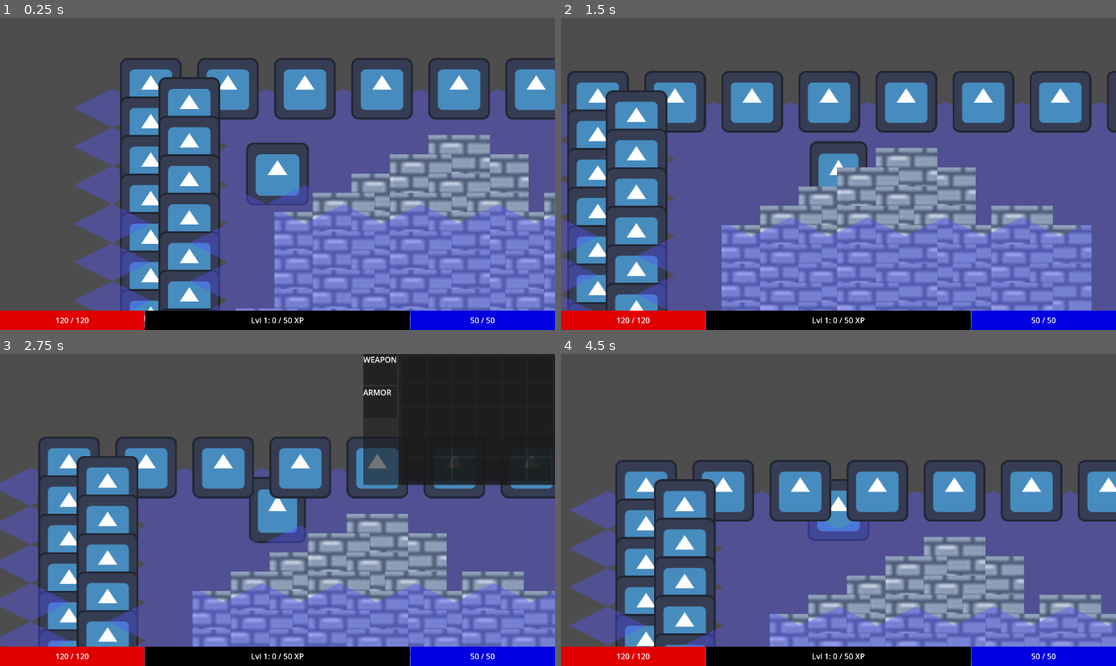
Above: before the commit, frames 1-4 (two rows, left to right).
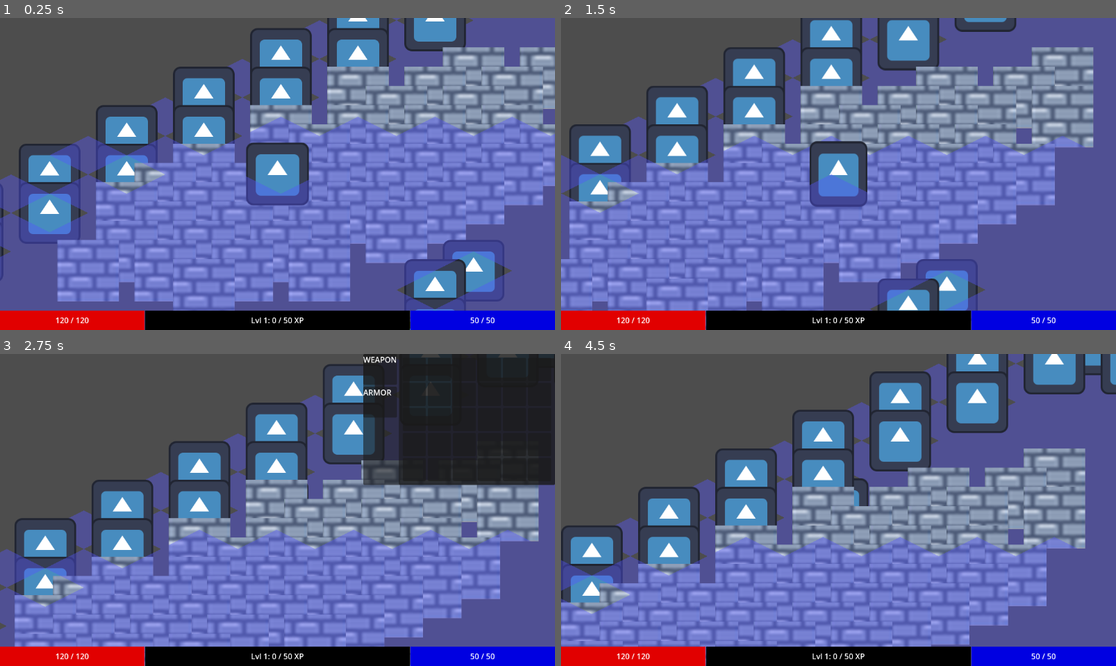
Above: after the commit, the same moments.

Repository: PietPadda/Godot_2D_ARPG
Game: Godot game, scene res://scenes/levels/main.tscn
The game is run twice, just before and just after one commit, with the same random seed, the same clock (stepped at 60 frames per second) and the same inputs. The engine's default icon, where the game draws it, is replaced by a stand-in: a white triangle on a blue panel in a dark square.
Inputs (mouse positions are in pixels of both pictures, inside the frame that each line leads up to):
- Up to frame 1 (0.25 s): no input
- Up to frame 2 (1.5 s): tap Enter at 0.5 s; move the mouse to (960, 158) at 0.52 s; tap Space (attack) at 0.6 s; click (960, 158) at 0.67 s; move the mouse to (727, 189) at 1.27 s; click (727, 189) at 1.35 s
- Up to frame 3 (2.75 s): move the mouse to (333, 441) at 2.02 s; tap I (toggle_character_sheet) at 2.1 s; click (333, 441) at 2.17 s
- Up to frame 4 (4.5 s): move the mouse to (938, 369) at 2.77 s; tap Space (attack) at 2.85, 3.5 s; click (938, 369) at 2.92 s; move the mouse to (938, 400) at 3.52 s; press the mouse at (938, 400) at 3.53 s; tap Enter at 4.25 s; move the mouse to (977, 369) at 4.27 s; release the mouse at (977, 369) at 4.28 s; tap I (toggle_character_sheet) at 4.35 s; click (977, 369) at 4.42 s

The runs differ from the first frame. In frame 1, 69% of the frame differs, in the area x 0-100%, y 0-100%; in frame 2, 69%; in frame 3, 49%; in frame 4, 61%.

Commit message:
fix(grid): set TileSet layout to Diamond Down (Isometric) and Octile Heuristics to fix all pathfinding issues

Diff:
--- a/assets/tilesets/dungeon_tileset.tres
+++ b/assets/tilesets/dungeon_tileset.tres
@@ -16,6 +16,7 @@
 
 [resource]
 tile_shape = 1
+tile_layout = 5
 tile_size = Vector2i(160, 80)
 physics_layer_0/collision_layer = 1
 physics_layer_0/collision_mask = 0
--- a/scenes/levels/main.tscn
+++ b/scenes/levels/main.tscn
@@ -15,7 +15,7 @@
 [node name="HUD" parent="." instance=ExtResource("4_j4d2a")]
 
 [node name="Player" parent="." instance=ExtResource("1_72ix8")]
-position = Vector2(-377, -63)
+position = Vector2(-407, 119)
 
 [node name="Skeleton" parent="." instance=ExtResource("2_2vj2h")]
 position = Vector2(2535, 792)
--- a/scripts/core/grid_manager.gd
+++ b/scripts/core/grid_manager.gd
@@ -23,10 +23,11 @@
 	astar_grid.region = map_rect
 	astar_grid.cell_size = Vector2(1, 1) # We use a 1-to-1 mapping
 
-	# HEURISTIC_EUCLIDEAN is more accurate for 8-directional movement.
-	astar_grid.default_compute_heuristic = AStarGrid2D.HEURISTIC_EUCLIDEAN
-	astar_grid.default_estimate_heuristic = AStarGrid2D.HEURISTIC_EUCLIDEAN
+	# HEURISTIC_OCTILE is generally best for 8-directional grids.
+	astar_grid.default_compute_heuristic = AStarGrid2D.HEURISTIC_OCTILE
+	astar_grid.default_estimate_heuristic = AStarGrid2D.HEURISTIC_OCTILE
 
+	# This is the key change to prevent zig-zagging on isometric "straight" lines.
 	astar_grid.diagonal_mode = AStarGrid2D.DIAGONAL_MODE_ALWAYS
 	astar_grid.update()
 
